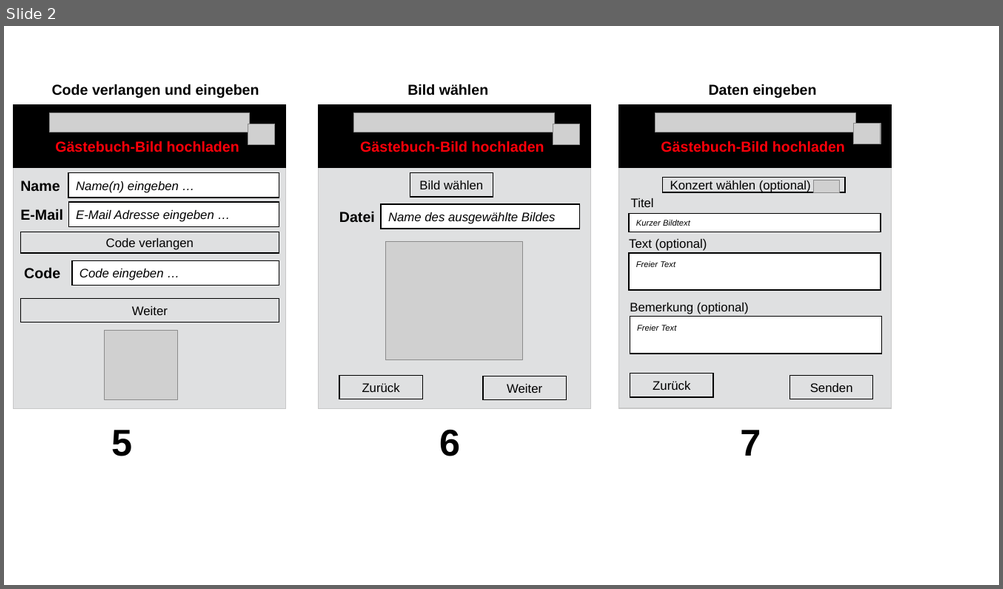
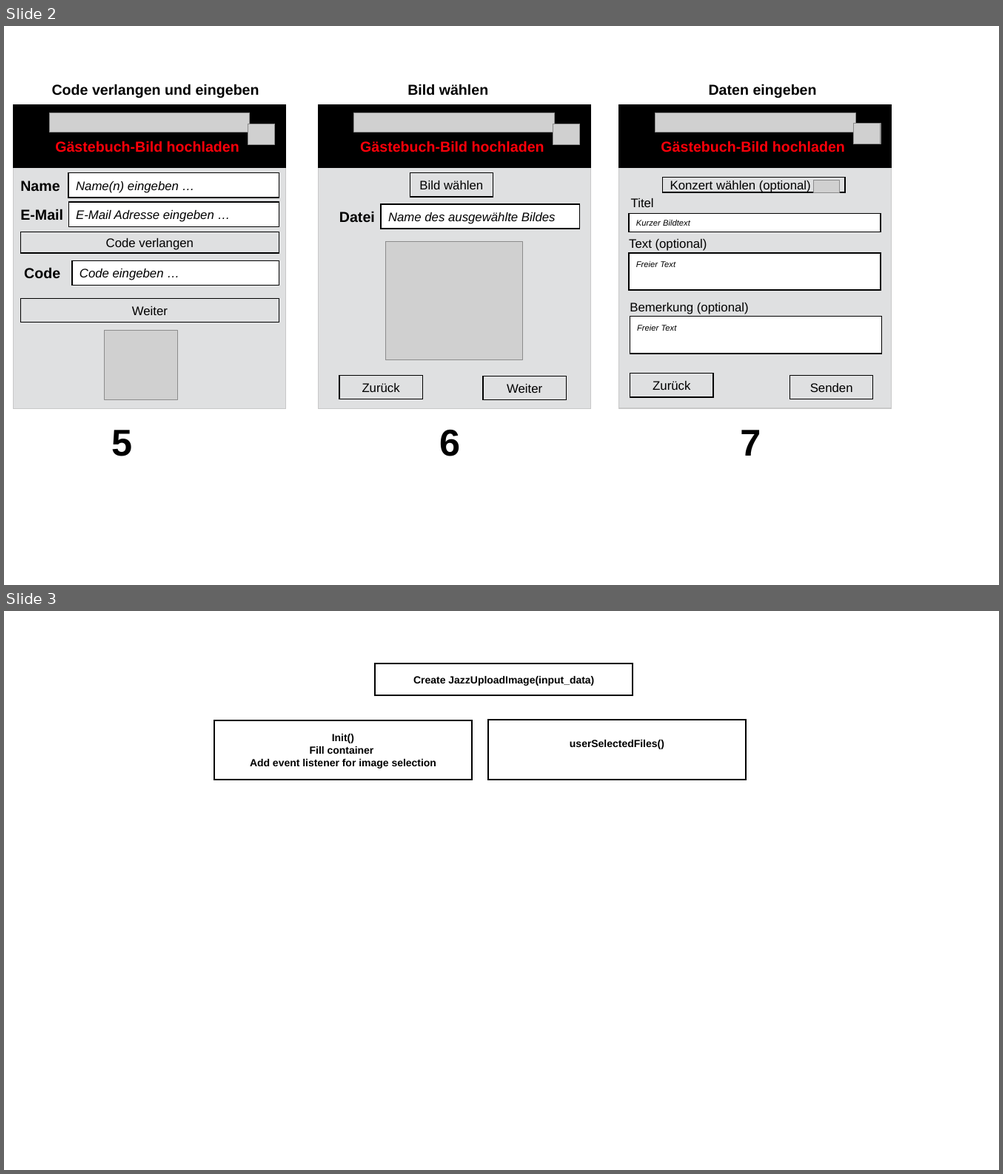
Before and after one commit to JazzLiveAarau/WwwGuestbook, a slide deck: Description/JazzGuestsUpload.pptx. Shown one above the other, each under a label of ours: slide 2 before the commit, slides 2 and 3 after it. The pictures are 1003x589 and 1003x1174 pixels, drawn with LibreOffice and Linux fonts; fonts in the diff are those of the drawing; grey boxes stand for pictures. Boxes give left, top, right and bottom in pixels: in the first picture for what was removed or moved away, otherwise in the second. Text is boxed around its words. In the diff, an @@ line names an element or a change of style, - is before the commit and + after.

Commit message:
Class IazzUploadImageInput implemented

```diff
--- a/Description/JazzGuestsUpload.pptx
+++ b/Description/JazzGuestsUpload.pptx
@@ slide 3 added at (x1=4, y1=611, x2=999, y2=1170), background #FFFFFF @@
@@ rectangle added at (x1=375, y1=664, x2=632, y2=695), outline #000000 1.5 pt, 10 pt, text #000000, bold @@
+Create JazzUploadImage(input_data)
@@ rectangle added at (x1=214, y1=720, x2=472, y2=779), outline #000000 1.5 pt, 10 pt, text #000000, bold @@
+Init()
+Fill container
+Add event listener for image selection
@@ rectangle added at (x1=488, y1=719, x2=745, y2=779), outline #000000 1.5 pt, 10 pt, text #000000, bold @@
+userSelectedFiles()
```
Also in this commit, not shown: 2 other files.
